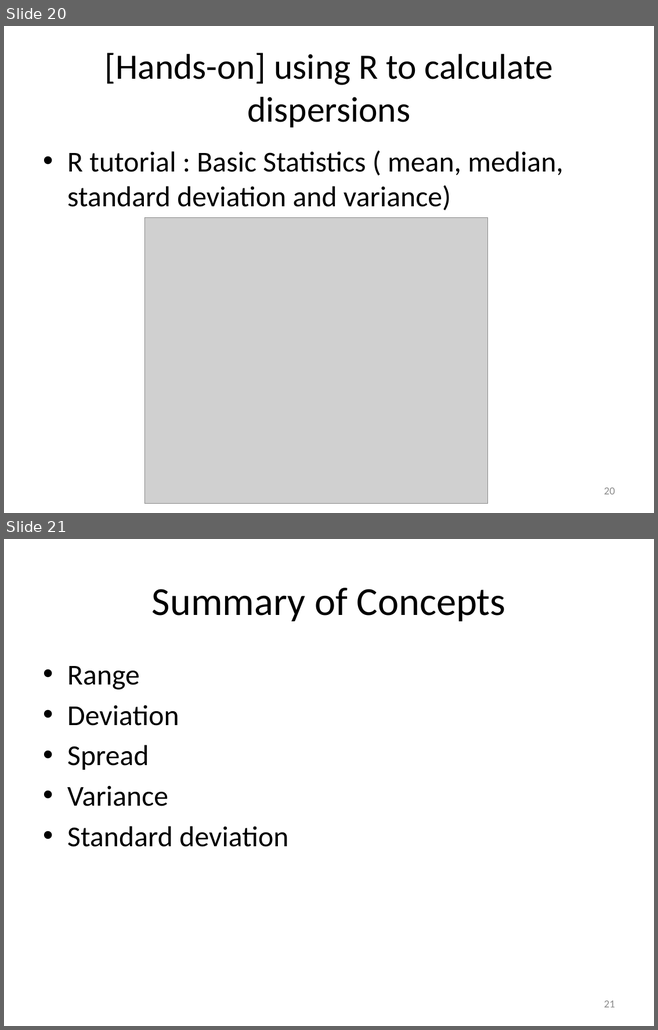
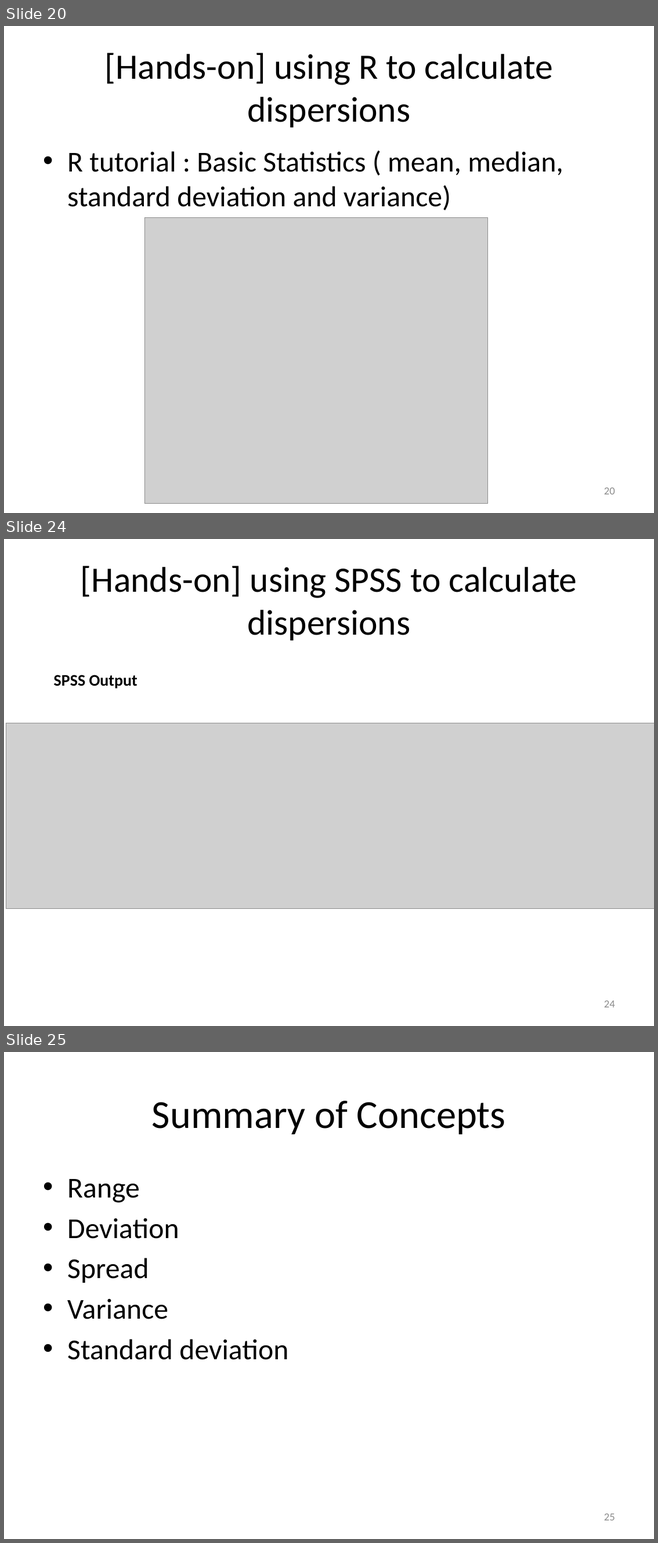
Before and after one commit to hejibo/Psychological-Statistics, a slide deck: Lecture 3- Measure of Dispersion/Lecture 3- Measure of Dispersion.pptx. Shown one above the other, each under a label of ours: slides 20 and 21 before the commit, slides 20, 24 and 25 after it; the slides between them are not shown. The pictures are 658x1030 and 658x1543 pixels, drawn with LibreOffice and Linux fonts; fonts in the diff are those of the drawing; grey boxes stand for pictures. Boxes give left, top, right and bottom in pixels: in the first picture for what was removed or moved away, otherwise in the second. Text is boxed around its words. In the diff, an @@ line names an element or a change of style, - is before the commit and + after.

Commit message:
add spss data examples

```diff
--- a/Lecture 3- Measure of Dispersion/Lecture 3- Measure of Dispersion.pptx
+++ b/Lecture 3- Measure of Dispersion/Lecture 3- Measure of Dispersion.pptx
@@ slide 24 added at <box>4,539,654,1026</box>, background #FFFFFF @@
@@ title added at <box>81,566,577,641</box>, 39.6 pt, text #000000 @@
+[Hands-on] using SPSS to calculate dispersions
@@ text added at <box>54,675,137,689</box>, 18 pt, text #000000, bold @@
+SPSS Output
@@ picture added at <box>6,723,654,908</box> @@
@@ page number added at <box>604,1001,615,1008</box>, 12 pt, text #8C8C8C @@
+24
@@ what was slide 21 is now slide 25 @@
@@ page number at <box>604,1514,615,1521</box>: text changed @@
-21
+25
```
Also in this commit, not shown: 3 other slides added, 9 other files.
